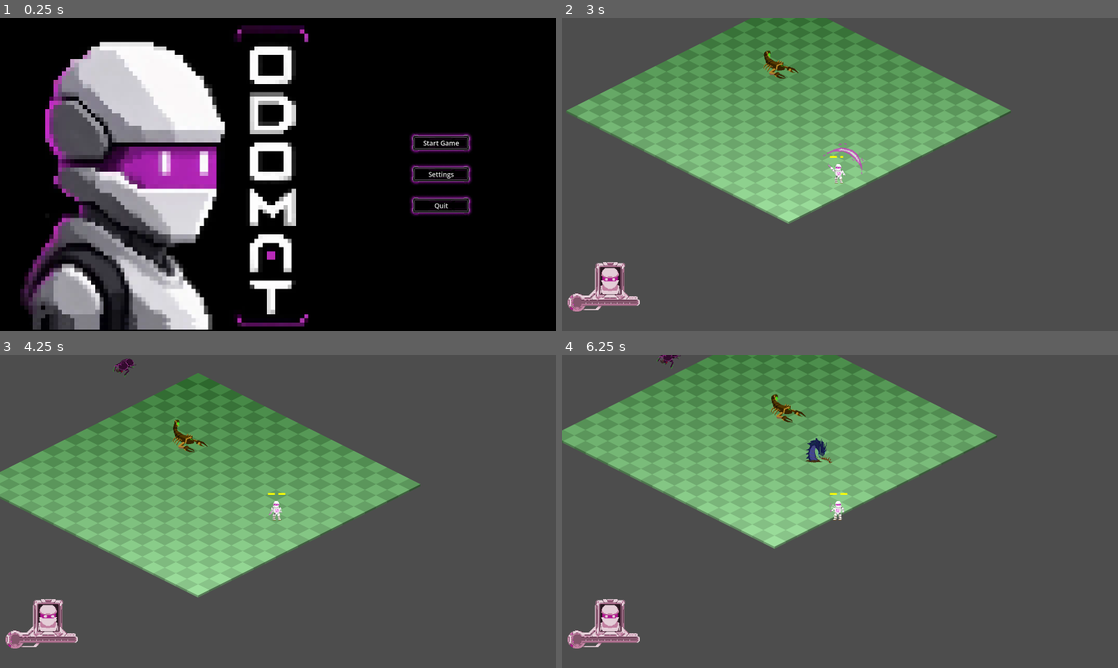
Above: before the commit, frames 1-4 (two rows, left to right).
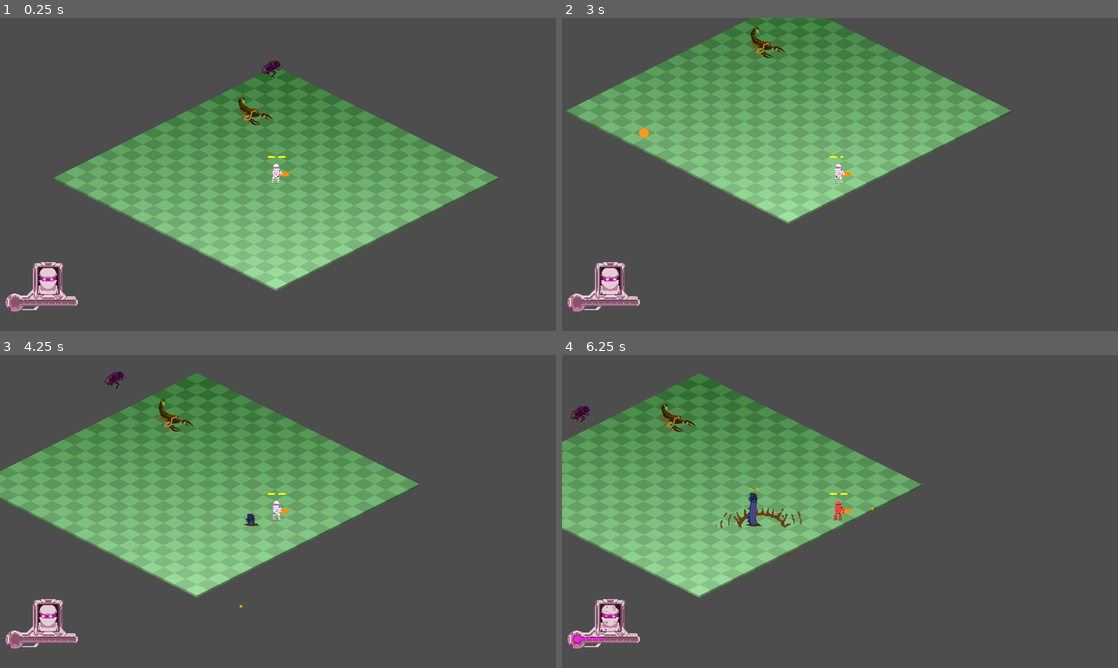
Above: after the commit, the same moments.

Repository: NoeRoberties/Odomat
Game: Godot game, scene res://Scenes/Maps/World.tscn
Two runs of this game, one before a commit and one after it. Both use one fixed random seed, a clock stepped at 60 frames per second and the inputs below. Before the commit the project starts from res://Scenes/UI/MainMenu/MainMenu.tscn.
Inputs (mouse positions are in pixels of both pictures, inside the frame that each line leads up to):
- Up to frame 1 (0.25 s): no input
- Up to frame 2 (3 s): click (1001, 143) at 0.5 s, where only the run before the commit has a clickable "Start Game"; tap Enter (ui_accept) at 1.25, 1.52, 2.27 s; move the mouse to (962, 158) at 1.27 s; hold D (move_right) 1.28-2.03 s; hold Right mouse button (cannon_fire, bound only after the commi… 1.28-2.03 s; click (962, 158) at 1.42 s; move the mouse to (728, 190) at 2.02 s; hold S (move_down) 2.03-2.78 s; tap Shift (dash) at 2.1 s; click (728, 190) at 2.17 s; right-click (728, 190) at 2.3 s; move the mouse to (895, 105) at 2.77 s; hold D (move_right) from 2.78 s (still down); hold Space (interact_npc) from 2.78 s (still down); click (895, 105) at 2.92 s
- Up to frame 3 (4.25 s): right-click (333, 442) at 3.05 s; move the mouse to (250, 574) at 3.52 s; release D (move_right) at 3.53 s; release Space (interact_npc) at 3.53 s; hold W (move_up) from 3.53 s (still down); click (250, 574) at 3.6 s; tap Enter (ui_accept) at 3.77 s; right-click (250, 574) at 3.8 s
- Up to frame 4 (6.25 s): move the mouse to (1006, 558) at 4.27 s; release W (move_up) at 4.28 s; hold Right mouse button (cannon_fire, bound only after the commi… 4.28-5.03 s; hold A (move_left) 4.28-5.78 s; click (1006, 558) at 4.42 s; tap Enter (ui_accept) at 4.52, 5.27 s; move the mouse to (673, 464) at 5.02 s; right-click (673, 464) at 5.1 s; click (673, 464) at 5.17 s; move the mouse to (867, 511) at 5.77 s; hold S (move_down) from 5.78 s (still down); hold Shift (dash) from 5.78 s (still down); click (867, 511) at 5.92 s; right-click (867, 511) at 6.05 s

The runs differ from the first frame. In frame 1, 97% of the frame differs, in the area x 0-100%, y 0-100%; in frame 2, 0.6%; in frame 3, 1.6%; in frame 4, 29%.

Commit message:
[ADD] : new module cannon

Diff:
--- /dev/null
+++ b/godot-project/odomat/Scenes/Player/Modules/LeftArms/LeftArmCannon.tscn
@@ -0,0 +1,39 @@
+[gd_scene format=3 uid="uid://uph2rls0ayp8"]
+
+[ext_resource type="Script" uid="uid://bce4qbbgy0ctb" path="res://Scripts/Player/Modules/LeftArmModule/left_arm_cannon.gd" id="1_dm8c5"]
+[ext_resource type="Script" uid="uid://dshkf1jvbt0hi" path="res://Scripts/Player/Modules/module_data.gd" id="2_ljj52"]
+
+[sub_resource type="Resource" id="Resource_lnuxo"]
+script = ExtResource("2_ljj52")
+metadata/_custom_type_script = "uid://dshkf1jvbt0hi"
+
+[sub_resource type="SpriteFrames" id="SpriteFrames_dm8c5"]
+animations = [{
+"frames": [],
+"loop": true,
+"name": &"walk_left",
+"speed": 5.0
+}, {
+"frames": [],
+"loop": true,
+"name": &"walk_right",
+"speed": 5.0
+}]
+
+[node name="LeftArmCannon" type="Node2D" unique_id=1214912606]
+script = ExtResource("1_dm8c5")
+module_data = SubResource("Resource_lnuxo")
+
+[node name="AnimatedSprite2D" type="AnimatedSprite2D" parent="." unique_id=1498248716]
+sprite_frames = SubResource("SpriteFrames_dm8c5")
+animation = &"walk_left"
+
+[node name="Rect" type="ColorRect" parent="." unique_id=862061842]
+offset_top = -6.0
+offset_right = 36.0
+offset_bottom = 6.0
+mouse_filter = 2
+color = Color(1, 0.5568628, 0, 1)
+
+[node name="Muzzle" type="Marker2D" parent="." unique_id=1803607626]
+position = Vector2(36, 0)
--- /dev/null
+++ b/godot-project/odomat/Scripts/Player/Modules/LeftArmModule/cannon_projectile.gd
@@ -0,0 +1,50 @@
+extends Area2D
+
+const BASE_RADIUS: float = 8.0
+const BASE_DAMAGE: float = 1.0
+const BASE_KNOCKBACK: float = 150.0
+const LIFETIME: float = 3.0
+
+var _dir := Vector2.RIGHT
+var _speed := 600.0
+var _size := 1.0
+var _life := LIFETIME
+
+
+func setup(dir: Vector2, speed: float, size: float) -> void:
+	_dir = dir
+	_speed = speed
+	_size = size
+
+
+func _ready() -> void:
+	z_index = 100
+
+	var shape := CollisionShape2D.new()
+	var circle := CircleShape2D.new()
+	circle.radius = BASE_RADIUS * _size
+	shape.shape = circle
+	add_child(shape)
+
+	body_entered.connect(_on_body_entered)
+	queue_redraw()
+
+
+
+func _draw() -> void:
+	draw_circle(Vector2.ZERO, BASE_RADIUS * _size, Color(1.0, 0.6, 0.1))
+
+
+func _physics_process(delta: float) -> void:
+	global_position += _dir * _speed * delta
+	_life -= delta
+	if _life <= 0.0:
+		queue_free()
+
+
+func _on_body_entered(body: Node) -> void:
+	if body.is_in_group("enemies") and body.has_method("take_damage"):
+		body.take_damage(BASE_DAMAGE * _size, global_position - _dir * 10.0, BASE_KNOCKBACK * _size)
+		queue_free()
+	elif not body.is_in_group("player"):
+		queue_free()  # mur ou obstacle
--- /dev/null
+++ b/godot-project/odomat/Scripts/Player/Modules/LeftArmModule/left_arm_cannon.gd
@@ -0,0 +1,87 @@
+class_name LeftArmCannonModule
+extends Module
+
+const PROJECTILE_SCRIPT := preload("res://Scripts/Player/Modules/LeftArmModule/cannon_projectile.gd")
+
+const TAP_THRESHOLD: float = 0.2
+const MAX_CHARGE_TIME: float = 1.5
+const SMALL_COOLDOWN: float = 0.15
+const MAX_COOLDOWN: float = 1.2
+const SMALL_SIZE: float = 0.5
+const MAX_SIZE: float = 3.0
+const SMALL_RECOIL: float = 60.0
+const MAX_RECOIL: float = 600.0
+const SMALL_SPEED: float = 700.0
+const MAX_SPEED: float = 500.0
+
+var _cooldown_remaining := 0.0
+var _charging := false
+var _charge_time := 0.0
+var _fully_charged := false
+var _last_move_dir: Vector2 = Vector2.DOWN
+
+@onready var _muzzle: Marker2D = $Muzzle
+@onready var _rect: ColorRect = $Rect
+
+
+func _ready() -> void:
+	super._ready()
+	_rect.mouse_filter = Control.MOUSE_FILTER_IGNORE
+
+
+func _process(delta: float) -> void:
+	_cooldown_remaining = maxf(_cooldown_remaining - delta, 0.0)
+	if not _charging:
+		return
+	_charge_time = minf(_charge_time + delta, MAX_CHARGE_TIME)
+	_rect.scale = Vector2.ONE * (1.0 + (_charge_time / MAX_CHARGE_TIME) * 0.4)
+	if _charge_time >= MAX_CHARGE_TIME and not _fully_charged:
+		_fully_charged = true
+		_animate_blink()
+
+
+func _unhandled_input(event: InputEvent) -> void:
+	if event.is_action_pressed("cannon_fire") and _cooldown_remaining <= 0.0:
+		_charging = true
+		_charge_time = 0.0
+		_fully_charged = false
+	elif event.is_action_released("cannon_fire") and _charging:
+		var player = get_parent()
+		if player != null:
+			_fire(player, _charge_time)
+		_stop_charge()
+
+
+func _stop_charge() -> void:
+	_charging = false
+	_charge_time = 0.0
+	_rect.scale = Vector2.ONE
+
+
+func _fire(player: CharacterBody2D, held: float) -> void:
+	var r := 0.0 if held < TAP_THRESHOLD else clampf(held / MAX_CHARGE_TIME, 0.0, 1.0)
+	var size := lerpf(SMALL_SIZE, MAX_SIZE, r)
+	var recoil := lerpf(SMALL_RECOIL, MAX_RECOIL, r)
+	var speed := lerpf(SMALL_SPEED, MAX_SPEED, r)
+	_cooldown_remaining = lerpf(SMALL_COOLDOWN, MAX_COOLDOWN, r)
+
+	var origin: Vector2 = _muzzle.global_position
+	var dir := (player.get_global_mouse_position() - origin).normalized()
+
+	var p := Area2D.new()
+	p.set_script(PROJECTILE_SCRIPT)
+	p.setup(dir, speed, size)
+	player.get_parent().add_child(p)
+	p.global_position = origin
+
+	player.velocity -= dir * recoil
+
+
+func update_animation(move_dir: Vector2) -> void:
+	if move_dir == Vector2.ZERO:
+		_sprite.stop()
+	elif move_dir.x < 0.0:
+		_sprite.play("walk_left")
+	elif move_dir.x > 0.0:
+		_sprite.play("walk_right")
+	_last_move_dir = move_dir
--- a/godot-project/odomat/project.godot
+++ b/godot-project/odomat/project.godot
@@ -11,7 +11,7 @@
 [application]
 
 config/name="Odomat"
-run/main_scene="res://Scenes/UI/MainMenu/MainMenu.tscn"
+run/main_scene="uid://dv8cblj6o5im1"
 config/features=PackedStringArray("4.6", "Forward Plus")
 config/icon="res://icon.svg"
 
@@ -129,6 +129,11 @@
 , Object(InputEventJoypadButton,"resource_local_to_scene":false,"resource_name":"","device":-1,"button_index":2,"pressure":0.0,"pressed":false,"script":null)
 ]
 }
+cannon_fire={
+"deadzone": 0.2,
+"events": [Object(InputEventMouseButton,"resource_local_to_scene":false,"resource_name":"","device":-1,"window_id":0,"alt_pressed":false,"shift_pressed":false,"ctrl_pressed":false,"meta_pressed":false,"button_mask":0,"position":Vector2(0, 0),"global_position":Vector2(0, 0),"factor":1.0,"button_index":2,"canceled":false,"pressed":false,"double_click":false,"script":null)
+]
+}
 
 [physics]
 
Binary file added: godot-project/odomat/Assets/Player/LeftArm/left_arm_cannon.png
Not shown: 1 places in godot-project/odomat/Scenes/Player/Modules/LeftArms/LeftArmBasicModule.tscn that only renumber resources
Not shown, added: godot-project/odomat/Scripts/Player/Modules/LeftArmModule/cannon_projectile.gd.uid
Not shown, added: godot-project/odomat/Scripts/Player/Modules/LeftArmModule/left_arm_cannon.gd.uid
